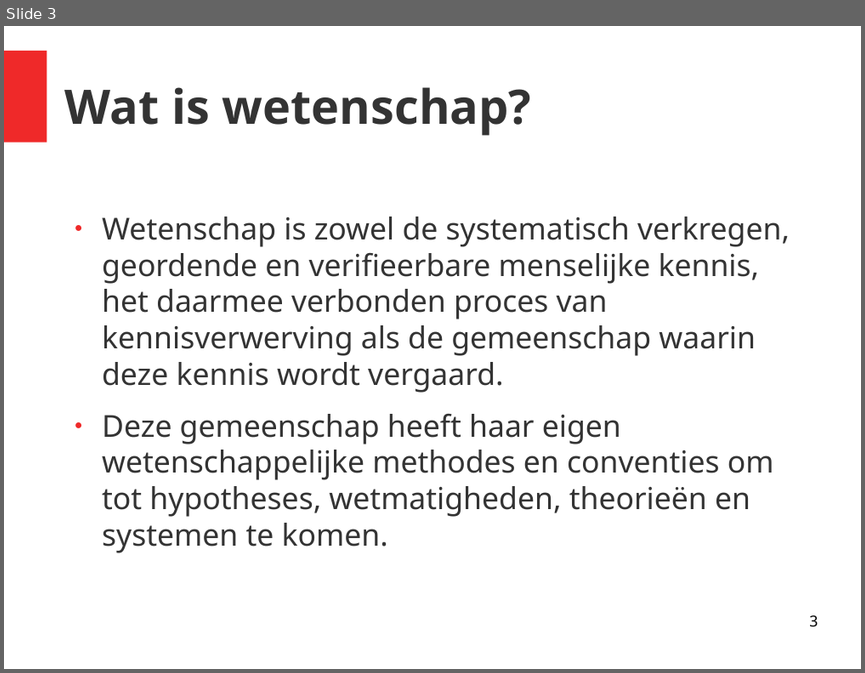
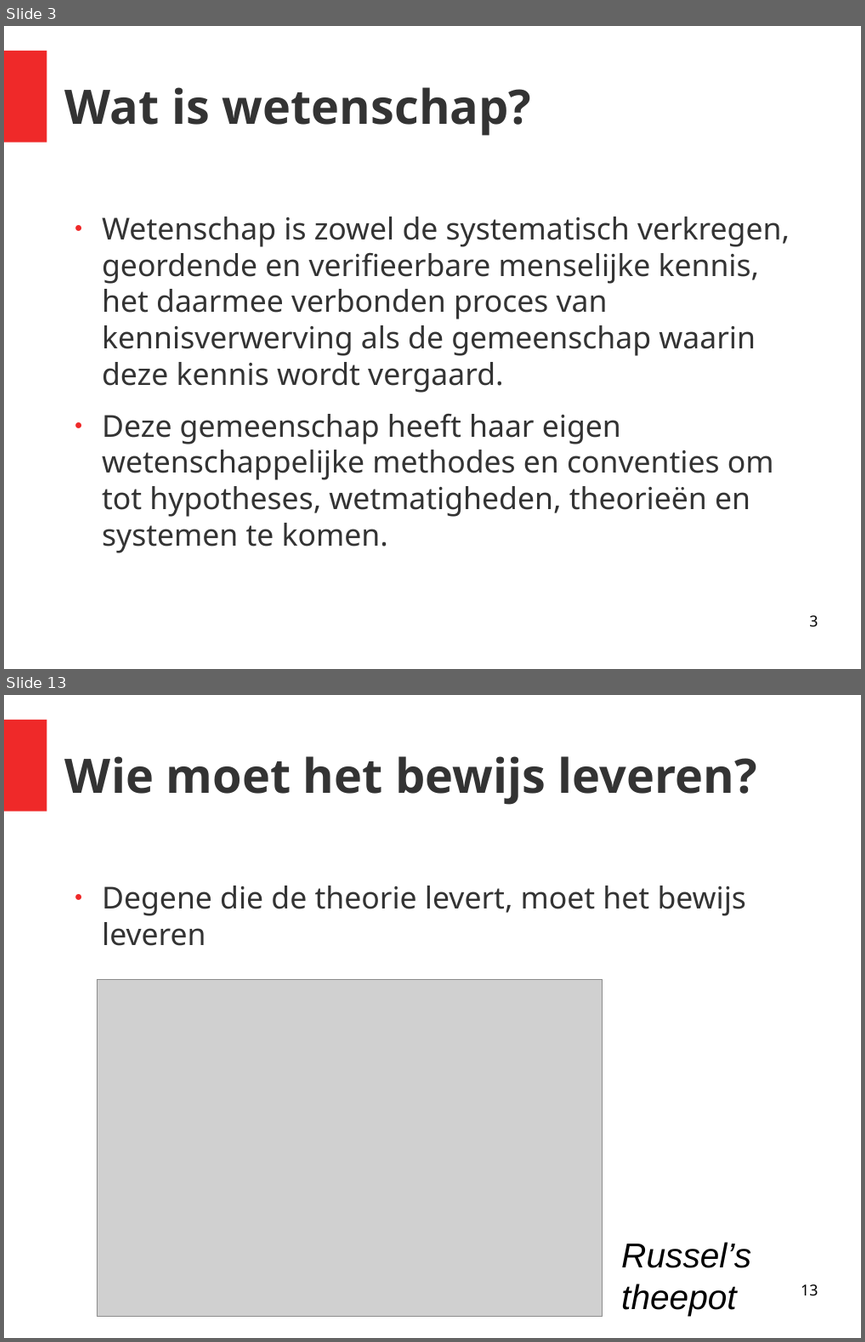
Before and after one commit to richelbilderbeek/gastles_petje_af_20201011, a slide deck: presentatie.odp. Shown one above the other, each under a label of ours: slide 3 before the commit, slides 3 and 13 after it; the slides between them are not shown. The pictures are 865x673 and 865x1342 pixels, drawn with LibreOffice and Linux fonts; fonts in the diff are those of the drawing; grey boxes stand for pictures. Boxes give left, top, right and bottom in pixels: in the first picture for what was removed or moved away, otherwise in the second. Text is boxed around its words. In the diff, an @@ line names an element or a change of style, - is before the commit and + after.

```diff
--- a/presentatie.odp
+++ b/presentatie.odp
@@ slide 13 added at <box>4,695,861,1338</box>, background #FFFFFF; not listed: 1 template element that a slide beside it also shows @@
@@ title added at <box>65,756,757,805</box>, 44 pt, text #333333, bold @@
+Wie moet het bewijs leveren?
@@ text added at <box>102,885,746,946</box>, 28 pt, text #333333 @@
+● Degene die de theorie levert, moet het bewijs leveren
@@ picture added at <box>98,980,602,1316</box> @@
@@ text added at <box>621,1242,751,1315</box>, 32 pt, text #000000, italic @@
+Russel’s theepot
@@ page number added at <box>800,1284,817,1296</box>, 14 pt, text #000000 @@
+13
```
Also in this commit, not shown: 25 other slides added, 9 other files.
